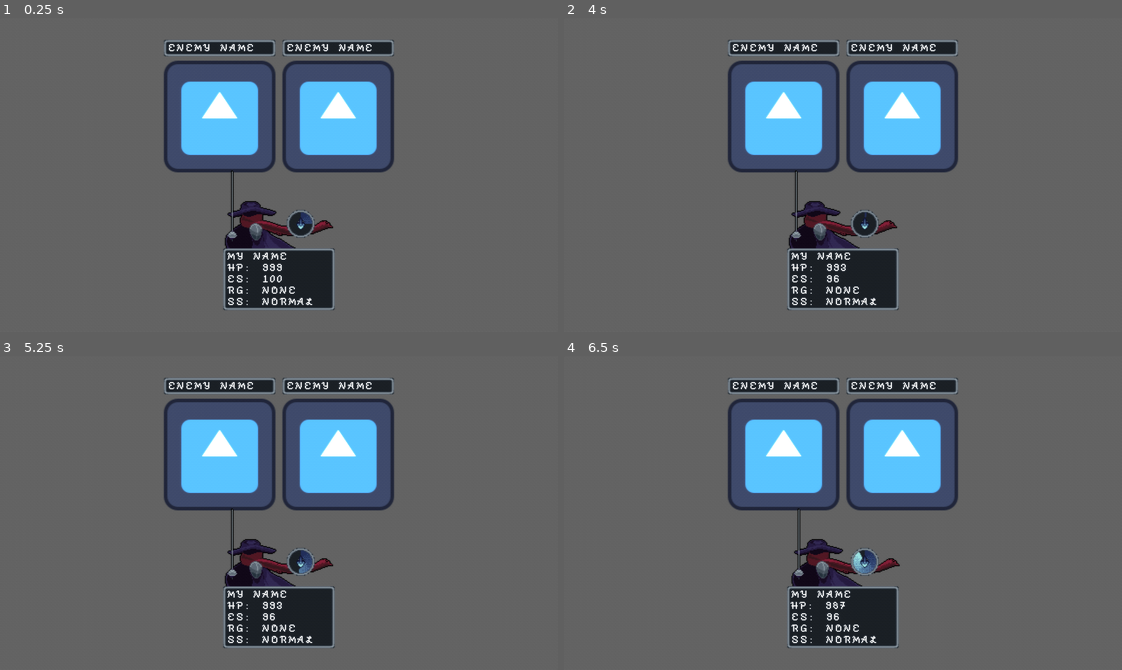
Above: before the commit, frames 1-4 (two rows, left to right).
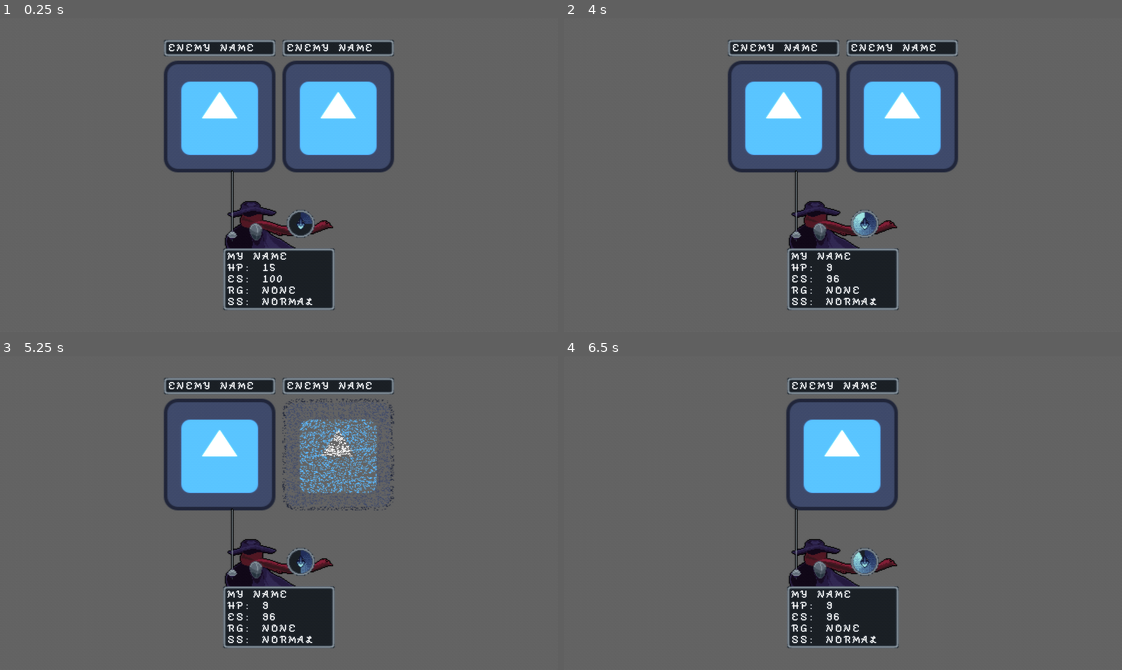
Above: after the commit, the same moments.

Repository: Arkhstar/SanguinePenitence
Game: Godot game, scene res://Scenes/Combat/combat_main.tscn
Same seed, same stepped clock (60 frames per second), same inputs: the game is played once before the commit and once after it. The project has no main scene, so this scene is started directly. The engine's default icon, where the game draws it, is replaced by a stand-in: a white triangle on a blue panel in a dark square. Sound files missing from this copy of the repository are replaced by a short silence.
Inputs:
- Up to frame 1 (0.25 s): no input
- Up to frame 2 (4 s): tap Enter (menu_select) at 0.5, 3.5 s; hold D (menu_right) 0.53-1.28 s; hold S (menu_down) 1.28-2.03 s; hold D (menu_right) 2.03-2.78 s; tap Space at 2.75 s; hold W (menu_up) 2.78-3.53 s; hold A (menu_left) from 3.53 s (still down)
- Up to frame 3 (5.25 s): release A (menu_left) at 5.03 s; hold S (menu_down) from 5.03 s (still down)
- Up to frame 4 (6.5 s): release S (menu_down) at 5.78 s; hold D (menu_right) from 5.78 s (still down)

The runs differ from the first frame. In frame 1, less than 0.1% of the frame differs, in the area x 47-51%, y 78-81%; in frame 2, 0.3%; in frame 3, 6.0%; in frame 4, 13%, in the area x 29-71%, y 6-81%.

Commit message:
Win/Lose State

Diff:
--- a/Scenes/Combat/enemy_chud.tscn
+++ b/Scenes/Combat/enemy_chud.tscn
@@ -1,8 +1,14 @@
-[gd_scene load_steps=4 format=3 uid="uid://ccmnh3kp4sqx6"]
+[gd_scene load_steps=6 format=3 uid="uid://ccmnh3kp4sqx6"]
 
 [ext_resource type="Texture2D" uid="uid://bhvg0b8hfxaut" path="res://Textures/NinePatch.png" id="1_1rggb"]
 [ext_resource type="FontFile" uid="uid://dmlw8sxuor4bi" path="res://Textures/OldeCaps_10.png" id="2_3pri7"]
 [ext_resource type="Script" uid="uid://bgik3ty23wg4c" path="res://Scripts/Combat/EnemyCHUD.gd" id="2_cbkrh"]
+[ext_resource type="Shader" uid="uid://b71rhh2rnueck" path="res://Shaders/markolainen_pixel_dissolve.gdshader" id="4_6os0j"]
+
+[sub_resource type="ShaderMaterial" id="ShaderMaterial_e3uxs"]
+resource_local_to_scene = true
+shader = ExtResource("4_6os0j")
+shader_parameter/sensitivity = 0.0
 
 [node name="EnemyCHUD" type="NinePatchRect"]
 custom_minimum_size = Vector2(128, 19)
@@ -26,6 +32,7 @@
 text = "PLACEHOLDER"
 
 [node name="TextureRect" type="TextureRect" parent="."]
+material = SubResource("ShaderMaterial_e3uxs")
 layout_mode = 0
 offset_top = 24.0
 offset_bottom = 24.0
--- a/Scenes/Combat/player_chud.tscn
+++ b/Scenes/Combat/player_chud.tscn
@@ -1,11 +1,18 @@
-[gd_scene load_steps=7 format=3 uid="uid://dldg4rxtuca5x"]
+[gd_scene load_steps=10 format=3 uid="uid://dldg4rxtuca5x"]
 
 [ext_resource type="Texture2D" uid="uid://bhvg0b8hfxaut" path="res://Textures/NinePatch.png" id="1_s0u3u"]
 [ext_resource type="Script" uid="uid://b48yovg8pvcoj" path="res://Scripts/Combat/PlayerCHUD.gd" id="2_1l4fw"]
+[ext_resource type="Shader" uid="uid://vflc2xvgxpuc" path="res://Shaders/kingtoot_grayscale.gdshader" id="3_06wjx"]
 [ext_resource type="FontFile" uid="uid://dmlw8sxuor4bi" path="res://Textures/OldeCaps_10.png" id="3_v6o36"]
+[ext_resource type="Texture2D" uid="uid://efo5aodtpv4f" path="res://Textures/HunterPortrait.png" id="4_1jvxi"]
 [ext_resource type="Texture2D" uid="uid://dsu4yogkuc7vk" path="res://Textures/ATBEmpty.png" id="4_lj535"]
 [ext_resource type="Texture2D" uid="uid://sbfjpsxuepnw" path="res://Textures/ATBFull.png" id="5_k08j5"]
 [ext_resource type="Texture2D" uid="uid://sf1ulw7wu1nk" path="res://Textures/ATBQTE.png" id="6_k08j5"]
+
+[sub_resource type="ShaderMaterial" id="ShaderMaterial_5fp7k"]
+resource_local_to_scene = true
+shader = ExtResource("3_06wjx")
+shader_parameter/strength = 0.0
 
 [node name="PlayerCHUD" type="NinePatchRect"]
 custom_minimum_size = Vector2(128, 71)
@@ -19,9 +26,11 @@
 script = ExtResource("2_1l4fw")
 
 [node name="TextureRect" type="TextureRect" parent="."]
+material = SubResource("ShaderMaterial_5fp7k")
 layout_mode = 0
 offset_top = -96.0
 offset_right = 128.0
+texture = ExtResource("4_1jvxi")
 
 [node name="Container" type="Control" parent="."]
 anchors_preset = 0
--- a/Scripts/Combat/CombatMain.gd
+++ b/Scripts/Combat/CombatMain.gd
@@ -1,5 +1,19 @@
 class_name CombatMain
 extends Control
+
+var state : int = 0 :
+	set(v):
+		state = v
+		if state > 0:
+			_enemy_cycle_timer.start(2.0)
+			while _enemy_cycle_timer.time_left > 0:
+				await RenderingServer.frame_post_draw
+			print("VICTORY")
+		elif state < 0:
+			_enemy_cycle_timer.start(1.0)
+			while _enemy_cycle_timer.time_left > 0:
+				await RenderingServer.frame_post_draw
+			print("FAILURE")
 
 @onready var _enemy_combat_huds : Array[EnemyCHUD] = [ $"Enemy/0", $"Enemy/1", $"Enemy/2", $"Enemy/3" ]
 @onready var _player_combat_huds : Array[PlayerCHUD] = [ $"Player/0", $"Player/1", $"Player/2", $"Player/3" ]
@@ -40,7 +54,14 @@
 	_player_units[_acting].sharpness -= randi_range(1, 5)
 	_player_combat_huds[_acting].update_sharpness(_player_units[_acting].sharpness)
 	_player_combat_huds[_acting].wiggle_sharpness(-1, 5)
-	await _enemy_combat_huds[target].wiggle(3, 5)
+	if _enemy_units[target].health <= 0:
+		await _enemy_combat_huds[target].wiggle(5, 10)
+		_enemy_units[target] = null
+		_enemy_combat_huds[target].dissolve(1.667)
+		if _enemy_units.filter(func(element : EnemyUnit) -> bool: return not element == null).size() == 0:
+			state = 1
+	else:
+		await _enemy_combat_huds[target].wiggle(3, 5)
 	_actor_timers[_acting] = 150.0
 
 func _process_player_selection(idx : int) -> void:
@@ -86,7 +107,7 @@
 		_menu.fail_selection()
 		return
 		#endregion
-		_menu.hide()
+		@warning_ignore("unreachable_code") _menu.hide()
 		_actor_timers[_acting] = 50.0
 		_player_combat_huds[_acting].atb_bar.max_value = _actor_timers[_acting]
 		_acting = -1
@@ -97,19 +118,24 @@
 
 	var p : PlayerUnit = PlayerUnit.new()
 	p.dname = "MY NAME"
-	p.health = 999
+	p.max_health = 15
+	p.health = 15
 	p.sharpness = 100
 	p.strength = 10
 	p.texture = preload("res://Textures/HunterPortrait.png")
-	var e : EnemyUnit = EnemyUnit.new()
-	e.health = 999999
-	e.dname = "ENEMY NAME"
-	e.texture = preload("res://icon.svg")
-	e.strength = 10
-	init([p], [e, e])
-	print(_enemy_units.rfind_custom(func(element : EnemyUnit) -> bool: return not element == null, (1 + 3) % 4))
+	var e : Array[EnemyUnit]
+	for i : int in 2:
+		var ee : EnemyUnit = EnemyUnit.new()
+		ee.health = 5
+		ee.dname = "ENEMY NAME"
+		ee.texture = preload("res://icon.svg")
+		ee.strength = 10
+		e.append(ee)
+	init([p], e)
 
 func _physics_process(delta: float) -> void:
+	if not state == 0:
+		return
 	if run_timers:
 		for i : int in 8:
 			_actor_timers[i] = maxi(_actor_timers[i] - delta * (
@@ -122,13 +148,20 @@
 				_acting = i
 		if _acting >= 0:
 			run_timers = false
-			if _acting >= 4:
+			if _acting >= 4: # ENEMY ACTION
 				await _enemy_combat_huds[_acting & 3].wiggle(1, 15)
 				var target : int = randi_range(0, 3) % _player_units.filter(func(element : PlayerUnit) -> bool: return not element == null).size()
 				_player_units[target].health -= _player_units[target].calculate_damage_taken(_enemy_units[_acting & 3])
 				_player_combat_huds[target].update_health(_player_units[target].health)
 				_player_combat_huds[target].wiggle_health(-1, 5)
-				await _player_combat_huds[target].wiggle_texture(3, 5)
+				if _player_units[target].health <= 0:
+					await _player_combat_huds[target].wiggle_texture(5, 10)
+					_player_combat_huds[target].trigger_qte()
+					_player_combat_huds[target].desaturate(0.5)
+					if _player_units.filter(func(element : PlayerUnit) -> bool: return not element == null and element.health > 0).size() == 0:
+						state = -1
+				else:
+					await _player_combat_huds[target].wiggle_texture(3, 5)
 				_actor_timers[_acting] = 165.0
 				_acting = -1
 				run_timers = true
--- a/Scripts/Combat/EnemyCHUD.gd
+++ b/Scripts/Combat/EnemyCHUD.gd
@@ -3,10 +3,12 @@
 
 @onready var _name_label : Label = $Name
 @onready var _texture : TextureRect = $TextureRect
+var _mat : ShaderMaterial
 
 func init(n : String, t : Texture2D) -> void:
 	_name_label.text = n
 	_texture.texture = t
+	_mat = _texture.get_material()
 
 func wiggle(strength : int, frames : int) -> void:
 	var max_frames : int = frames
@@ -17,3 +19,14 @@
 	while _texture.position.x != 0:
 		_texture.position.x = move_toward(_texture.position.x, 0, 1)
 		await RenderingServer.frame_post_draw
+
+func _dissolve(p : float) -> void:
+	_mat.set_shader_parameter("sensitivity", p)
+
+func dissolve(time : float) -> void:
+	var t : Tween = create_tween()
+	t.tween_method(_dissolve, 0.0, 1.0, time)
+	t.play()
+	while t.is_running():
+		await RenderingServer.frame_post_draw
+	hide()
--- a/Scripts/Combat/PlayerCHUD.gd
+++ b/Scripts/Combat/PlayerCHUD.gd
@@ -9,6 +9,7 @@
 @onready var _texture : TextureRect = $TextureRect
 @onready var atb_bar : TextureProgressBar = $TextureProgressBar
 @onready var _qte : Sprite2D = $TextureProgressBar/QTE
+var _mat : ShaderMaterial
 
 func init(n : String, h : int, s : int, r : int, u : int, t : Texture2D) -> void:
 	_name_label.text = n
@@ -17,6 +18,7 @@
 	update_reagent(r)
 	update_status(u)
 	_texture.texture = t
+	_mat = _texture.get_material()
 
 func update_health(h : int) -> void:
 	_health_label.text = "HP: %d" % h
@@ -55,3 +57,16 @@
 
 func trigger_qte() -> void:
 	_qte.hide()
+
+func _desaturate(p : float) -> void:
+	_mat.set_shader_parameter("strength", p)
+
+func desaturate(time : float) -> void:
+	var t : Tween = create_tween()
+	t.tween_method(_desaturate, 0.0, 1.0, time)
+	t.play()
+	while t.is_running():
+		await RenderingServer.frame_post_draw
+
+func set_saturation(p : float) -> void:
+	_desaturate(p)
--- a/Scripts/Combat/PlayerUnit.gd
+++ b/Scripts/Combat/PlayerUnit.gd
@@ -4,9 +4,12 @@
 var dname : String
 var texture : Texture2D
 
+var max_health : int :
+	set(v):
+		max_health = clampi(v, 1, 999999)
 var health : int :
 	set(v):
-		health = clampi(v, 0, 999999)
+		health = clampi(v, 0, max_health)
 var strength : int :
 	set(v):
 		strength = clampi(v, 1, 99999)
--- /dev/null
+++ b/Shaders/kingtoot_grayscale.gdshader
@@ -0,0 +1,7 @@
+shader_type canvas_item;
+
+uniform float strength : hint_range(0.0, 1.0, 0.1) = 0.0;
+
+void fragment() {
+	COLOR.rgb = mix(COLOR.rgb, vec3(0.299 * COLOR.r + 0.587 * COLOR.g + 0.114 * COLOR.b), strength);
+}
--- /dev/null
+++ b/Shaders/markolainen_pixel_dissolve.gdshader
@@ -0,0 +1,21 @@
+shader_type canvas_item;
+
+float random(vec2 uv) {
+	return fract(sin(dot(uv, vec2(12.9898, 78.233))) * 438.5453);
+}
+
+uniform float sensitivity : hint_range(0.0, 1.0) = 0.0;
+
+void fragment() {
+	// Get size of texture in pixels
+	float size_x = float(textureSize(TEXTURE, 0).x);
+	float size_y = float(textureSize(TEXTURE, 0).y);
+	//
+	vec4 pixelColor = texture(TEXTURE, UV);
+	// Create a new "UV" which remaps every UV value to a snapped pixel value
+	vec2 UVr = vec2(floor(UV.x*size_x)/size_x, floor(UV.y*size_y)/size_y);
+	// Determine whether pixel should be visible or not
+	float visible = step(sensitivity, random(UVr));
+	// Draw the pixel, or not depending on if it is visible or not
+	COLOR = vec4(pixelColor.r, pixelColor.g, pixelColor.b, min(visible, pixelColor.a));
+}
Not shown, added: Shaders/kingtoot_grayscale.gdshader.uid
Not shown, added: Shaders/markolainen_pixel_dissolve.gdshader.uid
